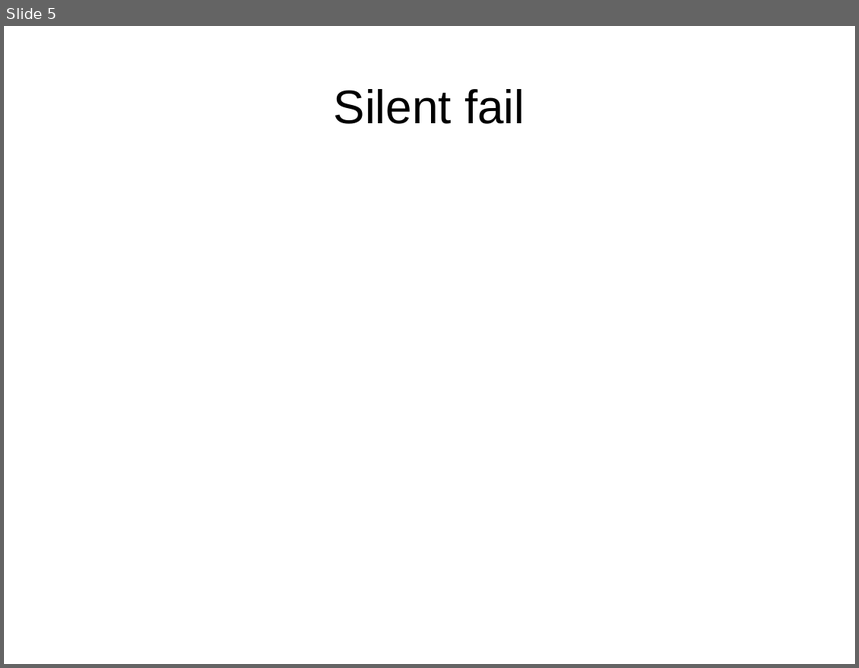
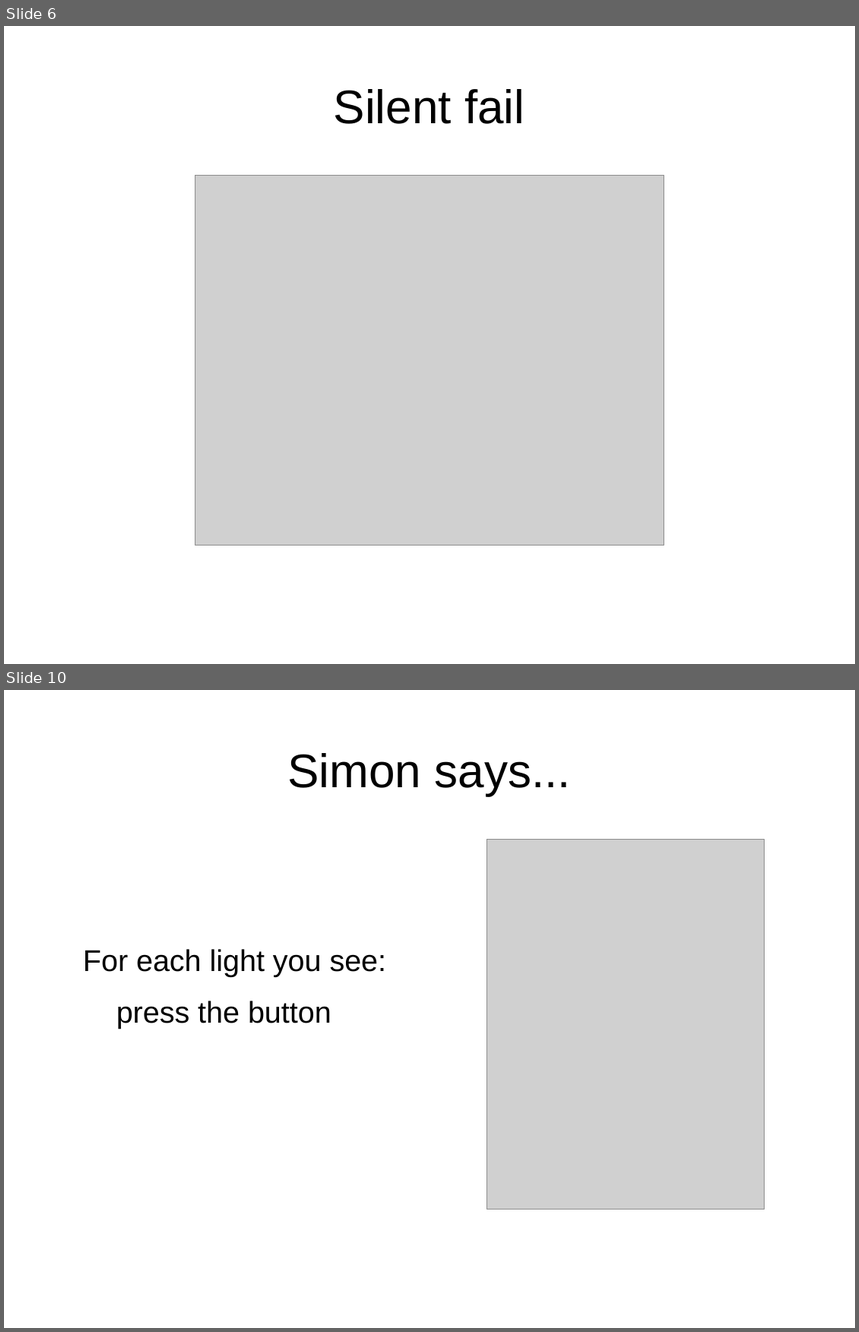
Before and after one commit to josh-mcq/code-eval, a slide deck: Toastmasters.odp. Shown one above the other, each under a label of ours: slide 5 before the commit, slides 6 and 10 after it; the slides between them are not shown. The pictures are 859x668 and 859x1332 pixels, drawn with LibreOffice and Linux fonts; fonts in the diff are those of the drawing; grey boxes stand for pictures. Boxes give left, top, right and bottom in pixels: in the first picture for what was removed or moved away, otherwise in the second. Text is boxed around its words. In the diff, an @@ line names an element or a change of style, - is before the commit and + after.

```diff
--- a/Toastmasters.odp
+++ b/Toastmasters.odp
@@ slide 10 added at (4,690,855,1328), background #FFFFFF @@
@@ title added at (287,753,571,796), 44 pt, text #000000 @@
+Simon says...
@@ picture added at (487,839,765,1209) @@
@@ text added at (83,949,387,1029), 28 pt, text #000000 @@
+For each light you see:
+press the button
@@ what was slide 5 is now slide 6 @@
@@ slide 6 changed as well @@
@@ picture added at (196,175,664,545) @@
```
Also in this commit, not shown: 5 other slides changed, 7 other slides added, 6 slides removed.
